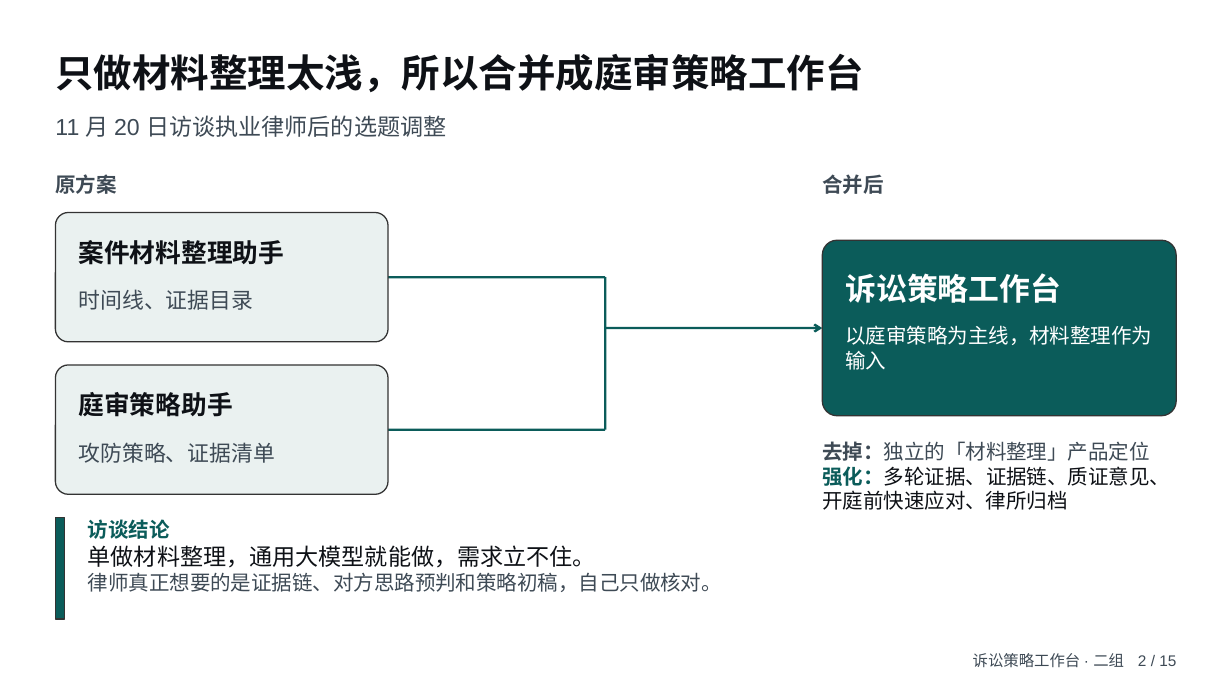
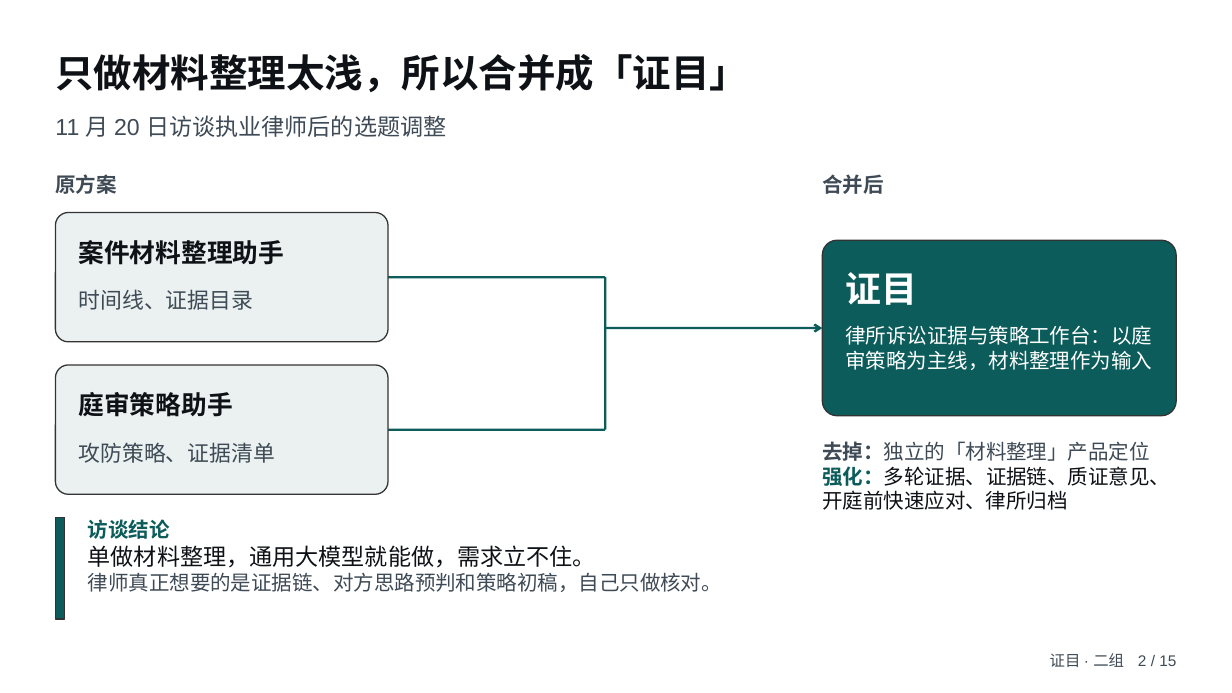
Before and after one commit to huohuo808/litigation-workbench, a slide deck: slide 2 of 06-汇报PPT（含讲稿）.pptx. Drawn at 1232x693 pixels with LibreOffice and Linux fonts; fonts in the diff are those of the drawing. Boxes give left, top, right and bottom in pixels: in the first picture for what was removed or moved away, otherwise in the second. Text is boxed around its words. In the diff, an @@ line names an element or a change of style, - is before the commit and + after.

```diff
--- a/06-汇报PPT（含讲稿）.pptx
+++ b/06-汇报PPT（含讲稿）.pptx
@@ text at [55,54,748,92]: text changed @@
-只做材料整理太浅，所以合并成庭审策略工作台
+只做材料整理太浅，所以合并成「证目」
@@ text at [845,272,917,305]: text changed; size 24 to 28 pt @@
-诉讼策略工作台
+证目
@@ text at [845,325,1152,370]: text changed @@
-以庭审策略为主线，材料整理作为输入
+律所诉讼证据与策略工作台：以庭审策略为主线，材料整理作为输入
@@ text at [1050,653,1176,667]: text changed @@
-诉讼策略工作台 · 二组 2 / 15
+证目 · 二组 2 / 15
```
Also in this commit, not shown: 14 other slides changed, 8 other files.
